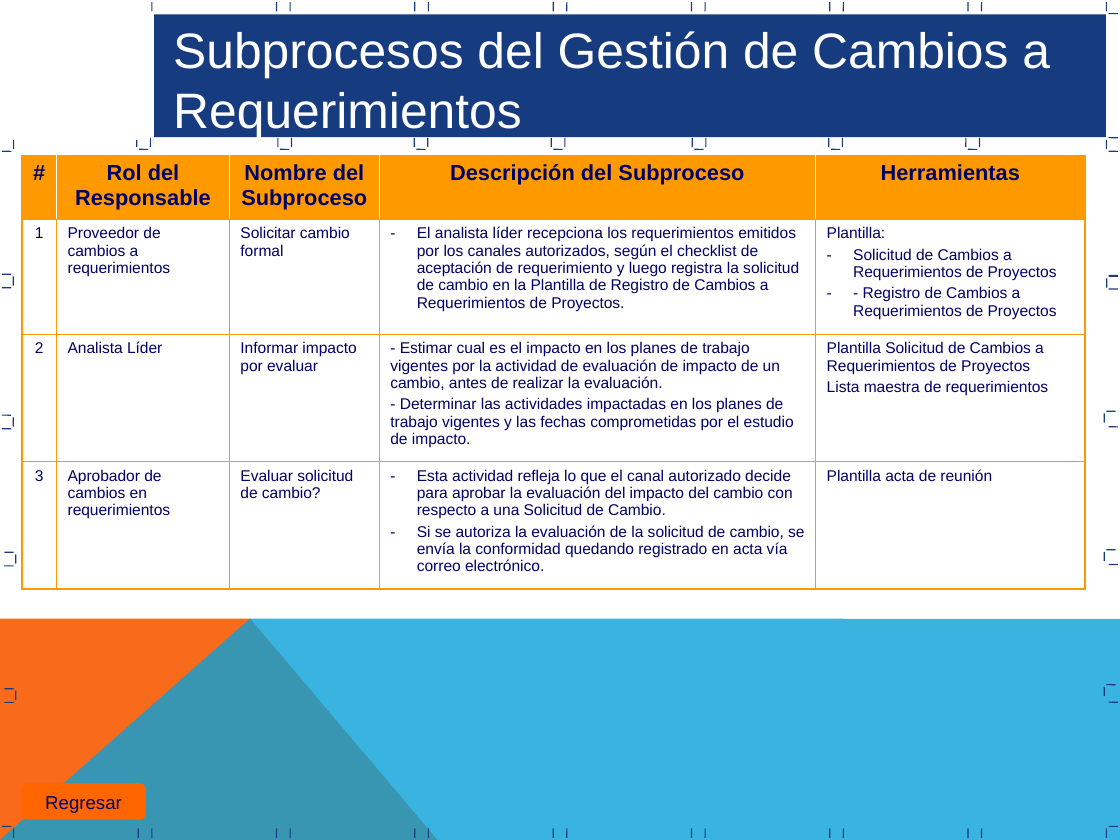
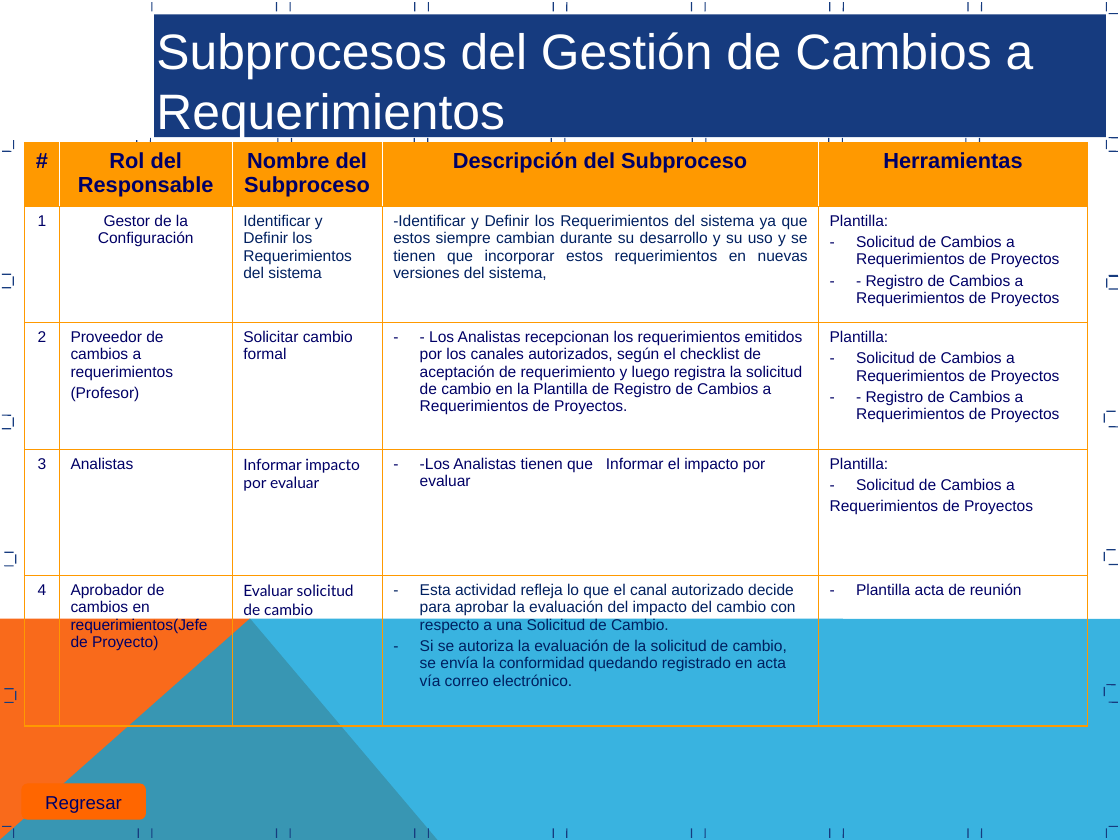
Before and after one commit to JMitac/Calculadora, a slide deck: slide 15 of Area de Proceso REQM/Proceso Gestion Requerimientos REQM.ppt. Drawn at 1120x840 pixels with LibreOffice and Linux fonts; fonts in the diff are those of the drawing. Boxes give left, top, right and bottom in pixels: in the first picture for what was removed or moved away, otherwise in the second. Text is boxed around its words. In the diff, an @@ line names an element or a change of style, - is before the commit and + after.

```diff
--- a/Area de Proceso REQM/Proceso Gestion Requerimientos REQM.ppt
+++ b/Area de Proceso REQM/Proceso Gestion Requerimientos REQM.ppt
@@ text "Subprocesos del Gestión de Cambios ...": place and size @@
-text "Subprocesos del Gestión de Cambios ..." at (173,31,1050,138)
+text "Subprocesos del Gestión de Cambios ..." at (156,32,1034,139)
@@ table at (25,143,1088,727) @@
-row 2: 1 | Proveedor de cambios a requerimientos | Solicitar cambio formal | El analista líder recepciona los requerimientos emitidos por los canales autorizados, según el checklist de aceptación de requerimiento y luego registra la solicitud de cambio en la Plantilla de Registro de Cambios a Requerimientos de Proyectos. | Plantilla: / Solicitud de Cambios a Requerimientos de Proyectos / - Registro de Cambios a Requerimientos de Proyectos
-row 3: 2 | Analista Líder | Informar impacto por evaluar | - Estimar cual es el impacto en los planes de trabajo vigentes por la actividad de evaluación de impacto de un cambio, antes de realizar la evaluación. / - Determinar las actividades impactadas en los planes de trabajo vigentes y las fechas comprometidas por el estudio de impacto. | Plantilla Solicitud de Cambios a Requerimientos de Proyectos / Lista maestra de requerimientos
-row 4: 3 | Aprobador de cambios en requerimientos | Evaluar solicitud de cambio? | Esta actividad refleja lo que el canal autorizado decide para aprobar la evaluación del impacto del cambio con respecto a una Solicitud de Cambio. / Si se autoriza la evaluación de la solicitud de cambio, se envía la conformidad quedando registrado en acta vía correo electrónico. | Plantilla acta de reunión
+row 2: 1 | Gestor de la Configuración | Identificar y Definir los Requerimientos del sistema | -Identificar y Definir los Requerimientos del sistema ya que estos siempre cambian durante su desarrollo y su uso y se tienen que incorporar estos requerimientos en nuevas versiones del sistema, | Plantilla: / Solicitud de Cambios a Requerimientos de Proyectos / - Registro de Cambios a Requerimientos de Proyectos
+row 3: 2 | Proveedor de cambios a requerimientos / (Profesor) | Solicitar cambio formal | - Los Analistas recepcionan los requerimientos emitidos por los canales autorizados, según el checklist de aceptación de requerimiento y luego registra la solicitud de cambio en la Plantilla de Registro de Cambios a Requerimientos de Proyectos. | Plantilla: / Solicitud de Cambios a Requerimientos de Proyectos / - Registro de Cambios a Requerimientos de Proyectos
+row 4: 3 | Analistas | Informar impacto por evaluar | -Los Analistas tienen que Informar el impacto por evaluar | Plantilla: / Solicitud de Cambios a / Requerimientos de Proyectos
+row 5: 4 | Aprobador de cambios en requerimientos(Jefe de Proyecto) | Evaluar solicitud de cambio | Esta actividad refleja lo que el canal autorizado decide para aprobar la evaluación del impacto del cambio con respecto a una Solicitud de Cambio. / Si se autoriza la evaluación de la solicitud de cambio, se envía la conformidad quedando registrado en acta vía correo electrónico. | Plantilla acta de reunión
@@ table: place and size @@
-table at (22,156,1085,589)
+table at (25,143,1088,727)
```
Also in this commit, not shown: 6 other slides changed.
